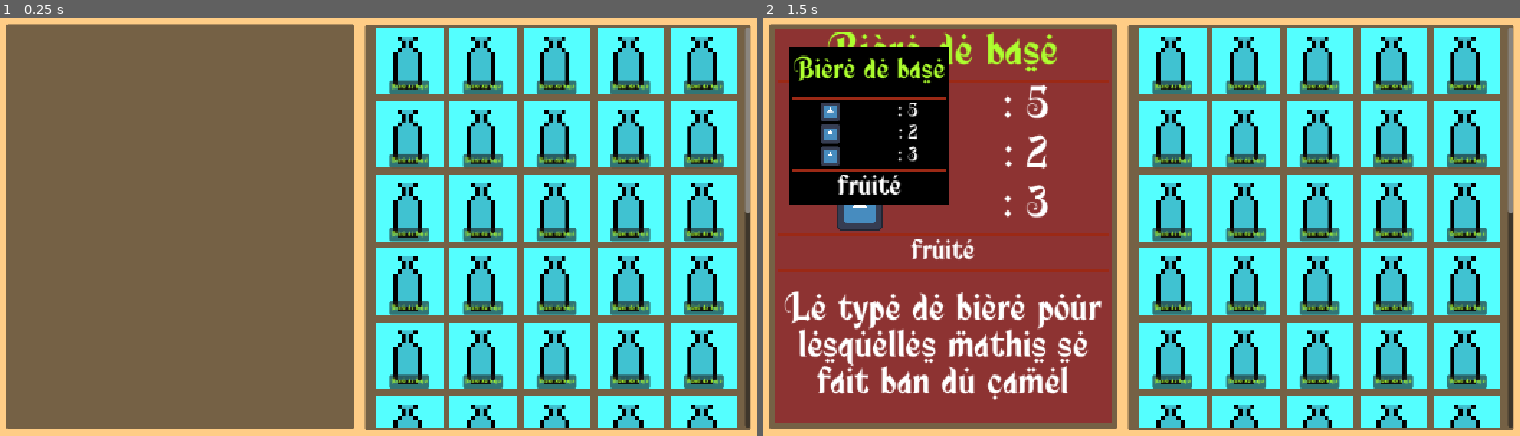
Above: before the commit, frames 1-2 (left to right).
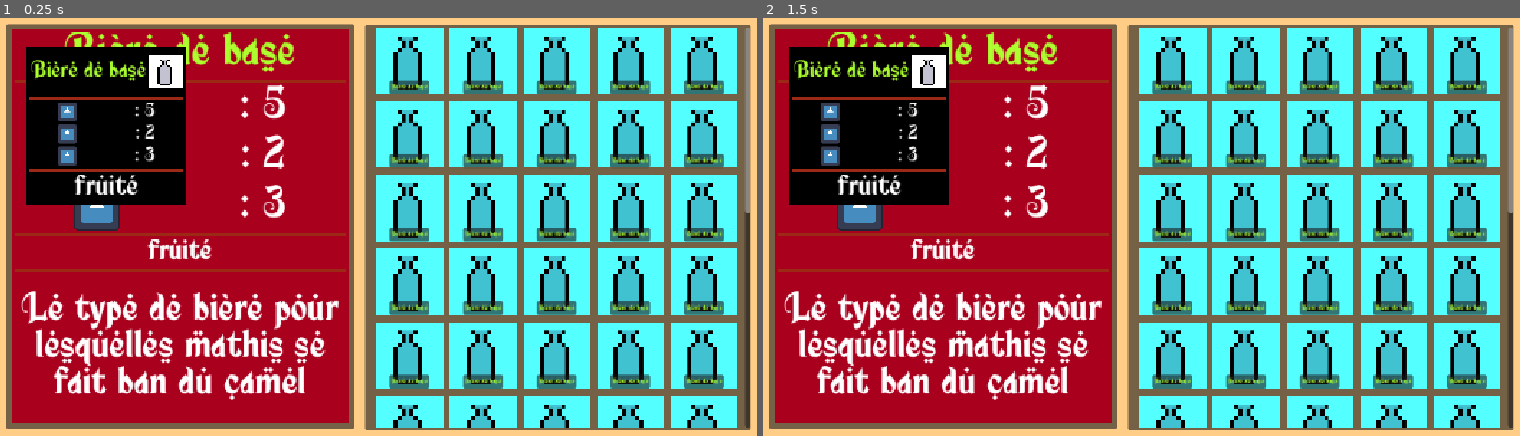
Above: after the commit, the same moments.

Repository: SeldonRubika/Jam-BeerStory
Game: Godot game, scene res://Scenes/MainStuff/main.tscn
The game is run twice, just before and just after one commit, with the same random seed, the same clock (stepped at 60 frames per second) and the same inputs. The engine's default icon, where the game draws it, is replaced by a stand-in: a white triangle on a blue panel in a dark square.
Inputs (mouse positions are in pixels of both pictures, inside the frame that each line leads up to):
- Up to frame 1 (0.25 s): no input
- Up to frame 2 (1.5 s): click (1171, 59) at 0.5 s; click (1247, 59) at 1.25 s

The runs differ from the first frame. In frame 1, 42% of the frame differs, in the area x 1-47%, y 2-97%; in frame 2, 30%.

Commit message:
added type

Diff:
--- a/Resources/Drinks/AADrinksBase.gd
+++ b/Resources/Drinks/AADrinksBase.gd
@@ -8,6 +8,7 @@
 var text_color : Color = [Color.YELLOW,Color.RED,Color.SKY_BLUE,Color.GREEN_YELLOW,Color.ORANGE].pick_random()
 
 @export_group("Stats")
+@export var types : Global.DrinkTypes = Global.DrinkTypes.Fermented
 ##0-3, mixing a tier 3 makes it shitty
 @export var shitty := false
 @export_range(0,3) var mix_level := 0
--- /dev/null
+++ b/Resources/Ingredients/AAIngredientsBase.gd
@@ -0,0 +1 @@
+extends Node
--- /dev/null
+++ b/Scenes/Singleton/Global.tscn
@@ -0,0 +1,6 @@
+[gd_scene format=3 uid="uid://j3dwttx762ev"]
+
+[ext_resource type="Script" uid="uid://wd6u01numcgx" path="res://Scenes/Singleton/global.gd" id="1_pebid"]
+
+[node name="Global" type="Node2D" unique_id=1704842470]
+script = ExtResource("1_pebid")
--- /dev/null
+++ b/Scenes/Singleton/global.gd
@@ -0,0 +1,4 @@
+extends Node2D
+
+enum DrinkTypes {Fermented,Distillied,Liquor,Cocktail,Softs}
+enum IngredientsTypes {Fruit,Plant,Liquid,Vegetables,Misc}
--- a/Scenes/drinks/drink_base.tscn
+++ b/Scenes/drinks/drink_base.tscn
@@ -37,7 +37,7 @@
 degreesHover = NodePath("Hover/VBoxContainer/AllStatsHolder/StatContainer/Degrees")
 bitternessHover = NodePath("Hover/VBoxContainer/AllStatsHolder/StatContainer2/Bitterness")
 sweetnessHover = NodePath("Hover/VBoxContainer/AllStatsHolder/StatContainer3/Sweetness")
-hover_name_label = NodePath("Hover/VBoxContainer/HoverNameLabel")
+hover_name_label = NodePath("Hover/VBoxContainer/HBoxContainer/HoverNameLabel")
 booleansHover = NodePath("Hover/VBoxContainer/Booleans")
 focus = NodePath("Focus")
 focus_name_label = NodePath("Focus/stuff/FocusNameLabel")
@@ -80,11 +80,11 @@
 anchor_bottom = 1.0
 grow_horizontal = 2
 grow_vertical = 2
-theme_override_font_sizes/normal_font_size = 27
-theme_override_font_sizes/bold_font_size = 27
-theme_override_font_sizes/bold_italics_font_size = 27
-theme_override_font_sizes/italics_font_size = 27
-theme_override_font_sizes/mono_font_size = 27
+theme_override_font_sizes/normal_font_size = 15
+theme_override_font_sizes/bold_font_size = 15
+theme_override_font_sizes/bold_italics_font_size = 15
+theme_override_font_sizes/italics_font_size = 15
+theme_override_font_sizes/mono_font_size = 15
 bbcode_enabled = true
 text = "[color=yellow]Classic Beer"
 scroll_active = false
@@ -96,7 +96,6 @@
 metadata/_custom_type_script = "uid://leehmvr1x5lu"
 
 [node name="Hover" type="Panel" parent="." unique_id=408262248]
-visible = false
 top_level = true
 visibility_layer = 2
 z_index = 1
@@ -120,15 +119,20 @@
 grow_horizontal = 2
 grow_vertical = 2
 
-[node name="HoverNameLabel" type="RichTextLabel" parent="Hover/VBoxContainer" unique_id=768445923]
+[node name="HBoxContainer" type="HBoxContainer" parent="Hover/VBoxContainer" unique_id=1763018204]
 custom_maximum_size = Vector2(-1, 64)
 layout_mode = 2
 size_flags_vertical = 3
-theme_override_font_sizes/normal_font_size = 45
-theme_override_font_sizes/bold_font_size = 45
-theme_override_font_sizes/bold_italics_font_size = 45
-theme_override_font_sizes/italics_font_size = 45
-theme_override_font_sizes/mono_font_size = 45
+
+[node name="HoverNameLabel" type="RichTextLabel" parent="Hover/VBoxContainer/HBoxContainer" unique_id=768445923]
+layout_mode = 2
+size_flags_horizontal = 3
+size_flags_vertical = 3
+theme_override_font_sizes/normal_font_size = 34
+theme_override_font_sizes/bold_font_size = 34
+theme_override_font_sizes/bold_italics_font_size = 34
+theme_override_font_sizes/italics_font_size = 34
+theme_override_font_sizes/mono_font_size = 34
 bbcode_enabled = true
 text = "[color=yellow]Classic Beer"
 scroll_active = false
@@ -138,6 +142,13 @@
 min_font_size = 6
 max_font_size = 64
 metadata/_custom_type_script = "uid://leehmvr1x5lu"
+
+[node name="TextureRect" type="TextureRect" parent="Hover/VBoxContainer/HBoxContainer" unique_id=1092797177]
+custom_minimum_size = Vector2(48, 0)
+layout_mode = 2
+texture = ExtResource("2_454oq")
+expand_mode = 5
+stretch_mode = 5
 
 [node name="HSeparator" type="HSeparator" parent="Hover/VBoxContainer" unique_id=241070523]
 layout_mode = 2
@@ -248,11 +259,11 @@
 custom_maximum_size = Vector2(-1, 40)
 layout_mode = 2
 size_flags_vertical = 3
-theme_override_font_sizes/normal_font_size = 35
-theme_override_font_sizes/bold_font_size = 35
-theme_override_font_sizes/bold_italics_font_size = 35
-theme_override_font_sizes/italics_font_size = 35
-theme_override_font_sizes/mono_font_size = 35
+theme_override_font_sizes/normal_font_size = 41
+theme_override_font_sizes/bold_font_size = 41
+theme_override_font_sizes/bold_italics_font_size = 41
+theme_override_font_sizes/italics_font_size = 41
+theme_override_font_sizes/mono_font_size = 41
 bbcode_enabled = true
 text = "|"
 scroll_active = false
@@ -264,7 +275,6 @@
 metadata/_custom_type_script = "uid://leehmvr1x5lu"
 
 [node name="Focus" type="Panel" parent="." unique_id=1564406953]
-visible = false
 top_level = true
 visibility_layer = 2
 layout_mode = 1
@@ -445,7 +455,6 @@
 theme_override_font_sizes/italics_font_size = 64
 theme_override_font_sizes/mono_font_size = 64
 text = "Shitty ahh description"
-fit_content = true
 scroll_active = false
 horizontal_alignment = 1
 vertical_alignment = 1
--- a/project.godot
+++ b/project.godot
@@ -15,6 +15,10 @@
 run/main_scene="uid://ctfg71sm4eect"
 config/features=PackedStringArray("4.7", "GL Compatibility")
 config/icon="res://icon.svg"
+
+[autoload]
+
+Global="*uid://wd6u01numcgx"
 
 [display]
 
Not shown, added: Resources/Ingredients/AAIngredientsBase.gd.uid
Not shown, added: Scenes/Singleton/global.gd.uid
